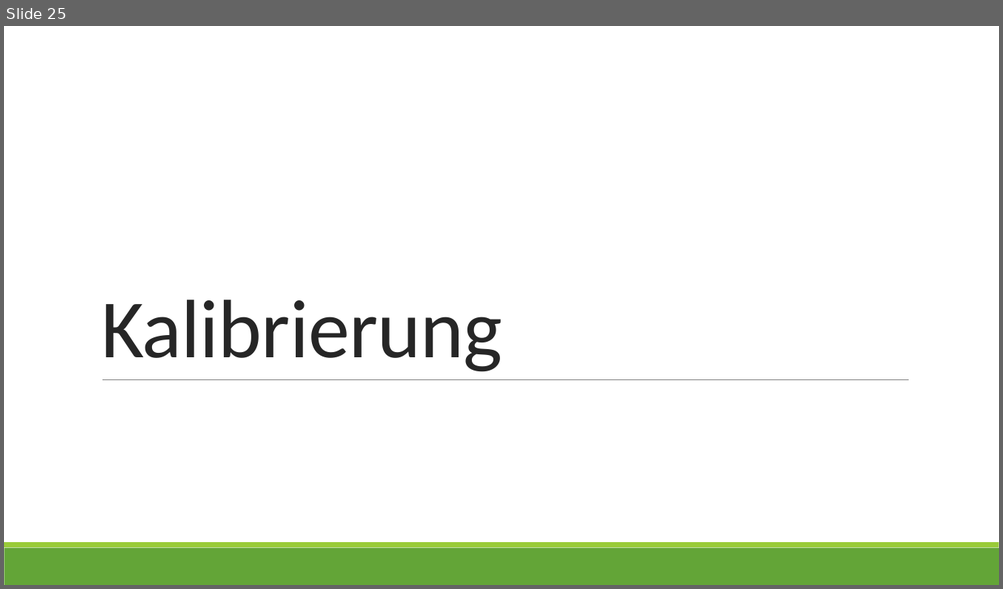
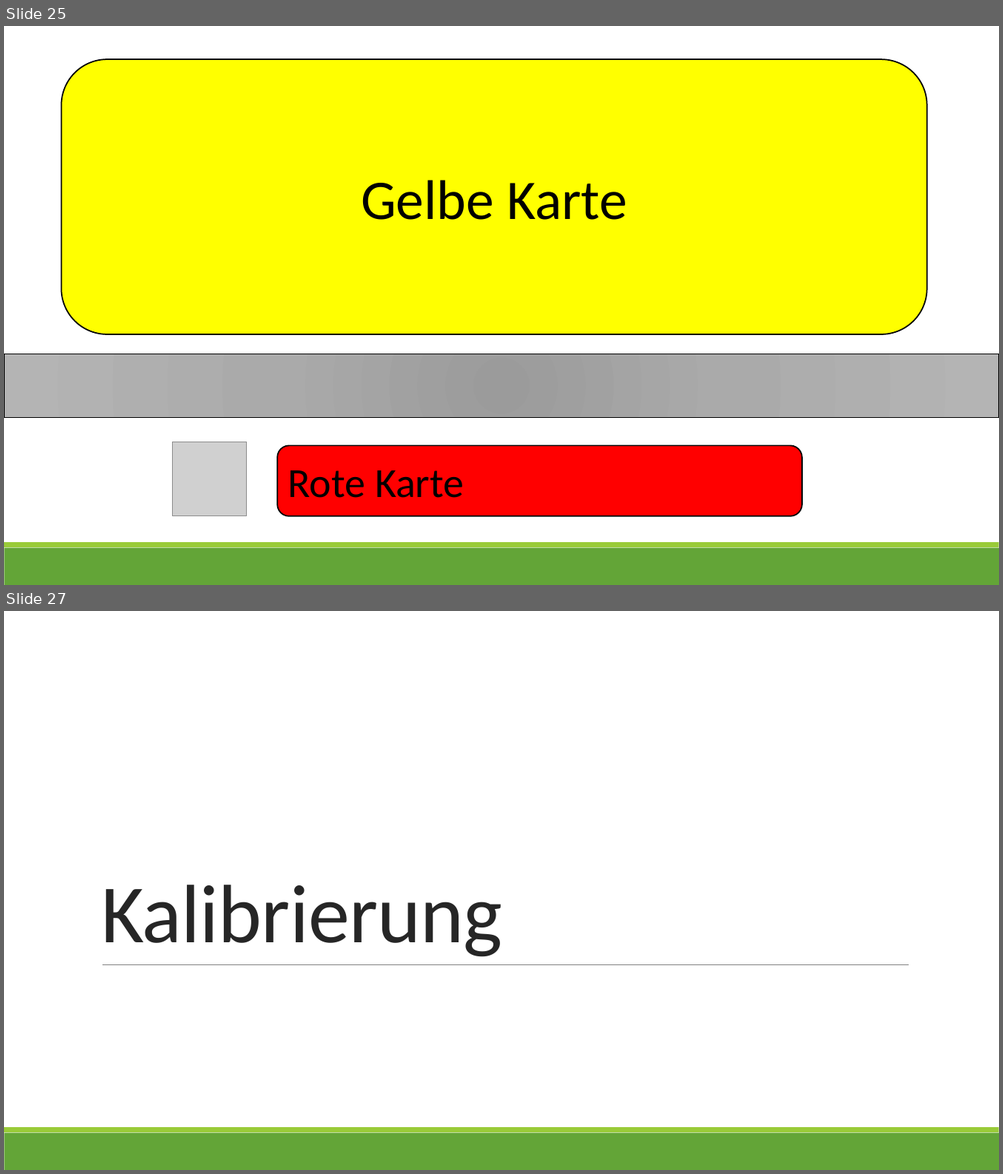
Before and after one commit to ginaamri/Mandy-PhD, a slide deck: studies/Laborstudie ProVisioNET/Scripts/2_script_provisionet_AL.pptx. Shown one above the other, each under a label of ours: slide 25 before the commit, slides 25 and 27 after it; the slides between them are not shown. The pictures are 1003x589 and 1003x1174 pixels, drawn with LibreOffice and Linux fonts; fonts in the diff are those of the drawing; grey boxes stand for pictures. Boxes give left, top, right and bottom in pixels: in the first picture for what was removed or moved away, otherwise in the second. Text is boxed around its words. In the diff, an @@ line names an element or a change of style, - is before the commit and + after.

```diff
--- a/studies/Laborstudie ProVisioNET/Scripts/2_script_provisionet_AL.pptx
+++ b/studies/Laborstudie ProVisioNET/Scripts/2_script_provisionet_AL.pptx
@@ slide 25 added at bbox=[4, 26, 999, 585], background #FFFFFF; not listed: 2 template elements that a slide beside it also shows @@
@@ rounded rectangle added at bbox=[62, 59, 927, 335], fill #FFFF00, outline #000000 1.25 pt, 54 pt, text #000000 @@
+Gelbe Karte
@@ rectangle added at bbox=[4, 355, 999, 417], fill gradient #9C9C9C to #AAAAAA to #B4B4B4, outline #000000 1 pt @@
@@ picture added at bbox=[172, 443, 247, 517] @@
@@ rounded rectangle added at bbox=[277, 446, 802, 517], fill #FF0000, outline #000000 1.25 pt, 40 pt, text #000000 @@
+Rote Karte
@@ what was slide 25 is now slide 27 @@
```
Also in this commit, not shown: 19 slides changed, 2 other slides added, 1 slide removed, 8 other files.
